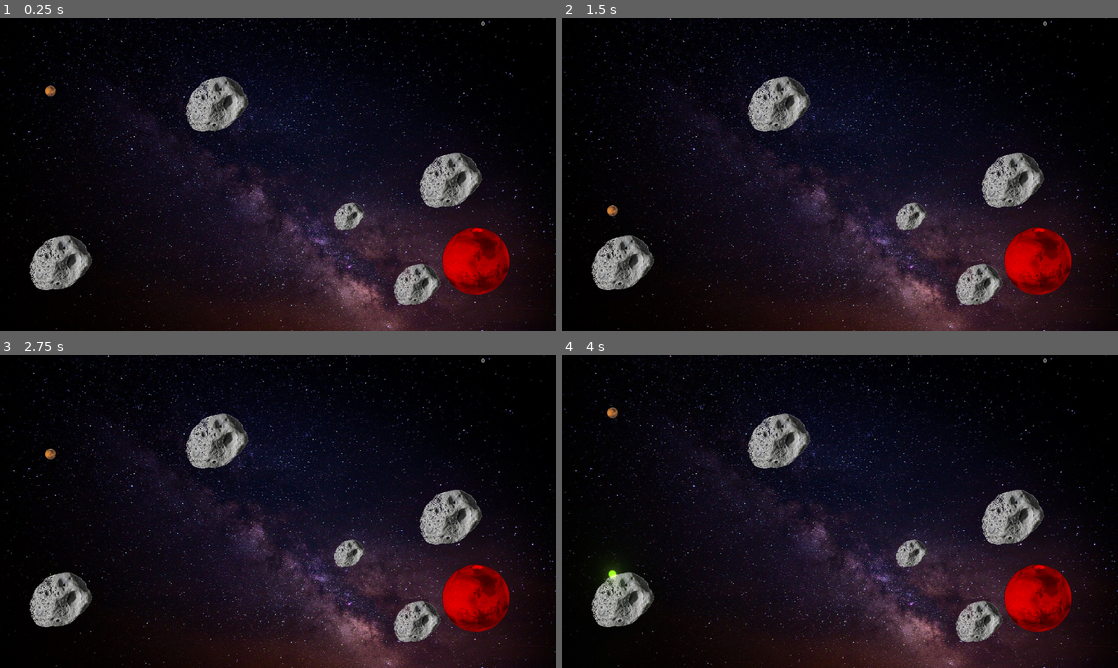
Above: before the commit, frames 1-4 (two rows, left to right).
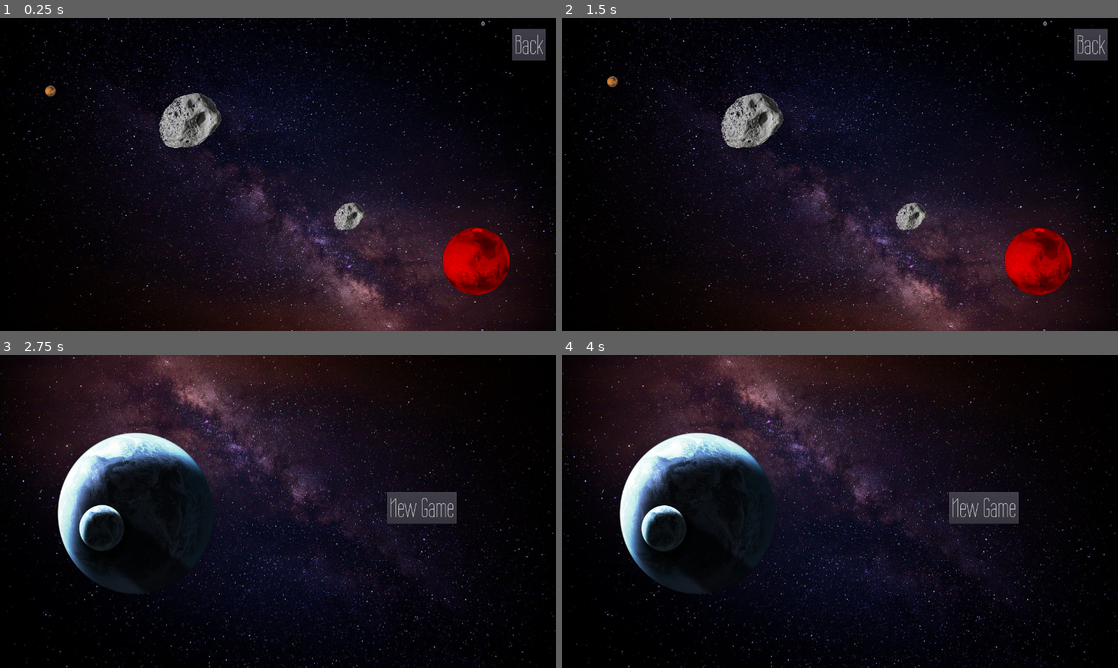
Above: after the commit, the same moments.

Repository: allenshi2014/balldrop
Game: Godot game, scene res://main.tscn
Two runs of this game, one before a commit and one after it. Both use one fixed random seed, a clock stepped at 60 frames per second and the inputs below.
Inputs (mouse positions are in pixels of both pictures, inside the frame that each line leads up to):
- Up to frame 1 (0.25 s): no input
- Up to frame 2 (1.5 s): click (1090, 46) at 0.5 s, where only the run after the commit has a clickable "Back"; click (984, 171) at 1.25 s, where only the run after the commit has a clickable "New Game"
- Up to frame 3 (2.75 s): move the mouse to (528, 383) at 2.02 s; click (528, 383) at 2.17 s
- Up to frame 4 (4 s): click (984, 508) at 2.75 s, where only the run after the commit has a clickable "New Game"; move the mouse to (1090, 383) at 3.52 s; click (1090, 383) at 3.67 s

The runs differ from the first frame. In frame 1, 8.4% of the frame differs, in the area x 0-100%, y 0-100%; in frame 2, 8.5%; in frame 3, 43%; in frame 4, 43%.

Commit message:
added menu

Diff:
--- /dev/null
+++ b/Menu.gd
@@ -0,0 +1,28 @@
+extends Node2D
+
+
+# Declare member variables here. Examples:
+# var a = 2
+# var b = "text"
+
+
+# Called when the node enters the scene tree for the first time.
+func _ready():
+	pass # Replace with function body.
+
+
+# Called every frame. 'delta' is the elapsed time since the previous frame.
+func _process(_delta):
+
+	#$bg.scale += Vector2(0.0001, 0.0001)
+	#$bg.position += Vector2(-0.01, 0)
+	#$earth.position += Vector2(0.05, 0)
+	#$earth.scale += Vector2(0.0001, 0.0001)
+
+
+	$earth_menu.rotation_degrees += 0.05
+
+
+func _on_Button_pressed():
+	get_tree().change_scene("res://main.tscn")
+	#push_warning(String(new_scene))
--- /dev/null
+++ b/Menu.tscn
@@ -0,0 +1,52 @@
+[gd_scene load_steps=8 format=2]
+
+[ext_resource path="res://bg.jpg" type="Texture" id=1]
+[ext_resource path="res://earth.png" type="Texture" id=3]
+[ext_resource path="res://Menu.gd" type="Script" id=4]
+[ext_resource path="res://fonts/WireOne.ttf" type="DynamicFontData" id=5]
+[ext_resource path="res://earth_menu.png" type="Texture" id=6]
+
+[sub_resource type="DynamicFont" id=1]
+size = 60
+font_data = ExtResource( 5 )
+
+[sub_resource type="CameraTexture" id=2]
+
+[node name="Menu" type="Node2D"]
+script = ExtResource( 4 )
+
+[node name="bg" type="Sprite" parent="."]
+position = Vector2( 640, 364.6 )
+rotation = 3.14159
+texture = ExtResource( 1 )
+
+[node name="earth_menu" type="Sprite" parent="."]
+position = Vector2( 314, 362.6 )
+scale = Vector2( 0.3, 0.3 )
+texture = ExtResource( 6 )
+
+[node name="earth" type="Sprite" parent="."]
+visible = false
+position = Vector2( 252, 507.6 )
+rotation = -3.14159
+texture = ExtResource( 3 )
+
+[node name="Button" type="Button" parent="."]
+margin_left = 891.0
+margin_top = 315.0
+margin_right = 1051.0
+margin_bottom = 388.0
+custom_fonts/font = SubResource( 1 )
+text = "New Game"
+__meta__ = {
+"_edit_use_anchors_": false
+}
+
+[node name="Light2D" type="Light2D" parent="."]
+position = Vector2( 126, 65 )
+texture = SubResource( 2 )
+texture_scale = 9.01
+color = Color( 0.72549, 0.984314, 0.0156863, 1 )
+energy = 4.65
+shadow_enabled = true
+[connection signal="pressed" from="Button" to="." method="_on_Button_pressed"]
--- a/main.gd
+++ b/main.gd
@@ -60,3 +60,9 @@
 
 		else:
 			current_line = null
+
+
+
+
+func _on_Button_pressed():
+	get_tree().change_scene("res://Menu.tscn")
--- a/main.tscn
+++ b/main.tscn
@@ -92,6 +92,10 @@
 shader = SubResource( 5 )
 shader_param/gradient = SubResource( 7 )
 
+[sub_resource type="DynamicFont" id=9]
+size = 60
+font_data = ExtResource( 2 )
+
 [node name="main" type="WorldEnvironment"]
 environment = SubResource( 1 )
 script = ExtResource( 1 )
@@ -99,22 +103,12 @@
 [node name="gate" parent="." instance=ExtResource( 6 )]
 position = Vector2( 1095, 559 )
 
-[node name="rock5" parent="." instance=ExtResource( 5 )]
-position = Vector2( 1040, 374 )
-
-[node name="rock4" parent="." instance=ExtResource( 5 )]
-position = Vector2( 962, 613.6 )
-scale = Vector2( 0.75, 0.75 )
-
 [node name="rock3" parent="." instance=ExtResource( 5 )]
 position = Vector2( 806, 456.6 )
 scale = Vector2( 0.5, 0.5 )
 
 [node name="rock2" parent="." instance=ExtResource( 5 )]
-position = Vector2( 502, 199 )
-
-[node name="rock" parent="." instance=ExtResource( 5 )]
-position = Vector2( 142, 564 )
+position = Vector2( 440, 237 )
 
 [node name="ball_container" type="Node" parent="." groups=[
 "ball_container",
@@ -171,7 +165,7 @@
 layer = -1
 
 [node name="bg" type="Sprite" parent="layer_bg"]
-position = Vector2( 640.199, 361 )
+position = Vector2( 640.199, 360 )
 texture = ExtResource( 4 )
 
 [node name="gradient" type="ColorRect" parent="layer_bg"]
@@ -199,3 +193,15 @@
 
 [node name="mars" parent="." instance=ExtResource( 3 )]
 position = Vector2( 116, 128 )
+
+[node name="Button" type="Button" parent="."]
+margin_left = 1179.0
+margin_top = 25.0
+margin_right = 1256.0
+margin_bottom = 98.0
+custom_fonts/font = SubResource( 9 )
+text = "Back"
+__meta__ = {
+"_edit_use_anchors_": false
+}
+[connection signal="pressed" from="Button" to="." method="_on_Button_pressed"]
Binary file added: bg1.jpg
Not shown, added: bg1.jpg.import
Binary file added: earth.png
Not shown, added: earth.png.import
Binary file added: earth_menu.png
Not shown, added: earth_menu.png.import
Not shown: 1 places in main.tscn that only renumber resources
Binary file added: sun.png
Not shown, added: sun.png.import
